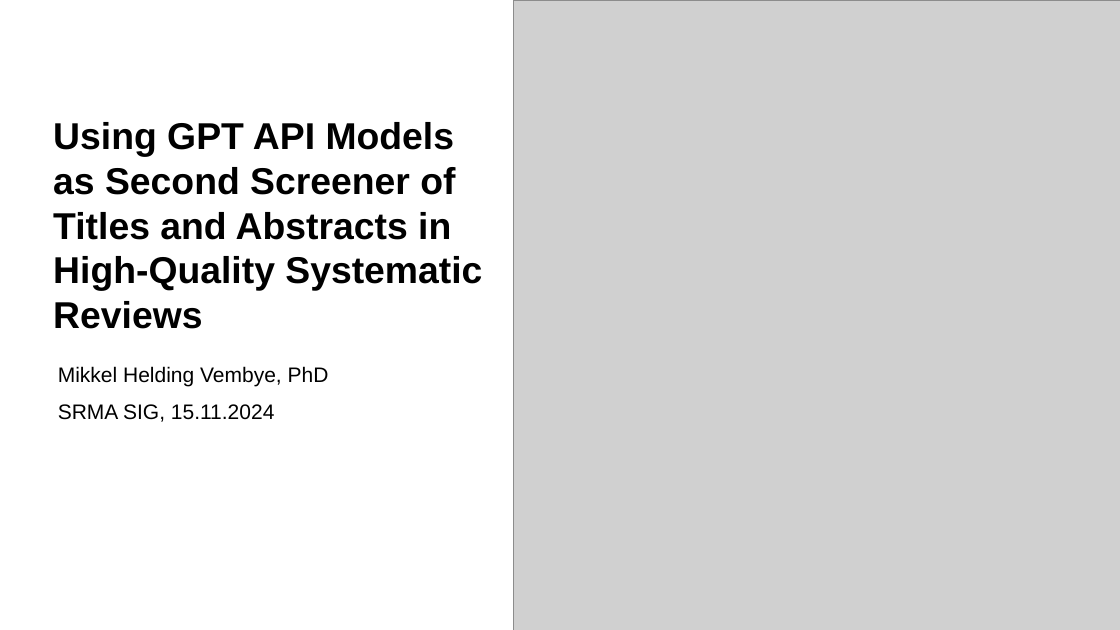
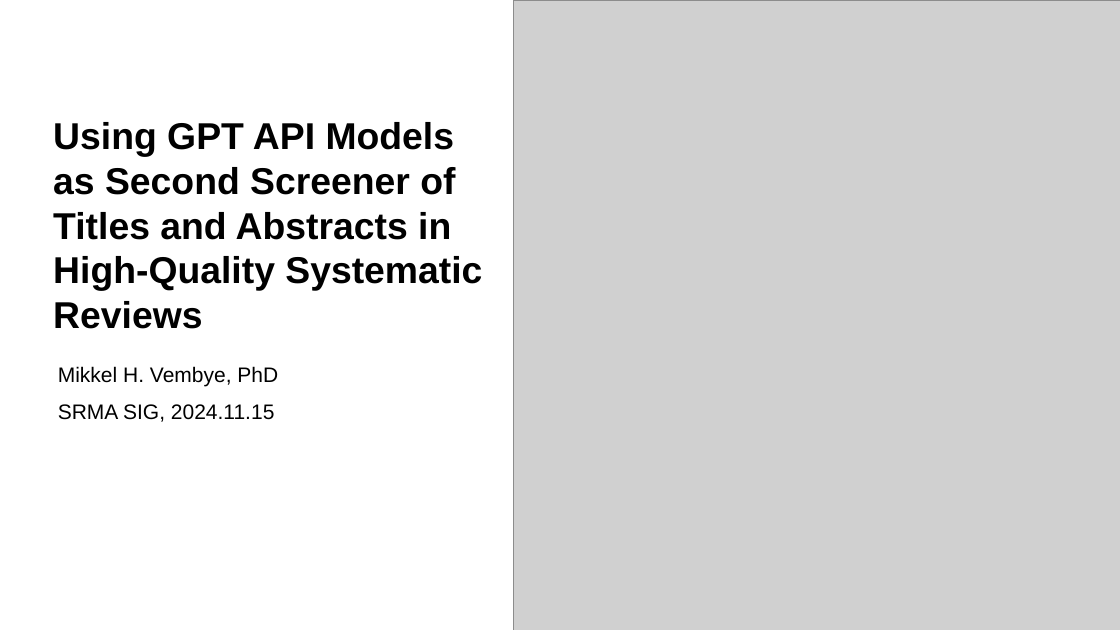
Before and after one commit to MikkelVembye/SRMA-SIG-presentation, a slide deck: slide 1 of SRMA SIG presentation 2024 .potx.pptx. Drawn at 1120x630 pixels with LibreOffice and Linux fonts; fonts in the diff are those of the drawing; grey boxes stand for pictures; background and template pictures are left out. Boxes give left, top, right and bottom in pixels: in the first picture for what was removed or moved away, otherwise in the second. Text is boxed around its words. In the diff, an @@ line names an element or a change of style, - is before the commit and + after.

```diff
--- a/SRMA SIG presentation 2024 .potx.pptx
+++ b/SRMA SIG presentation 2024 .potx.pptx
@@ text at bbox=[58, 366, 278, 422]: text changed @@
-Mikkel Helding Vembye, PhD
-SRMA SIG, 15.11.2024
+Mikkel H. Vembye, PhD
+SRMA SIG, 2024.11.15
```
Also in this commit, not shown: 2 other slides changed, 4 slides added, 2 slides removed.
